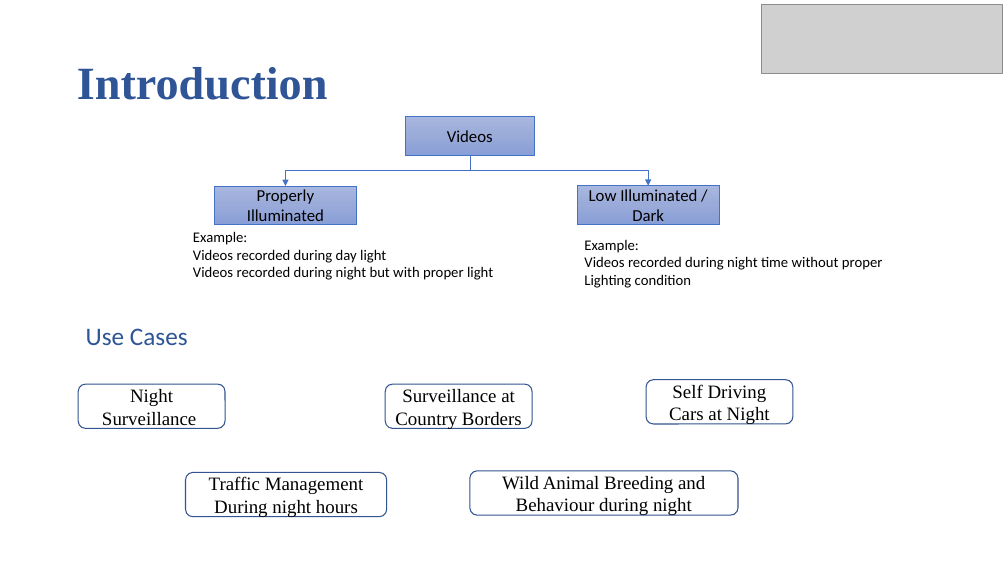
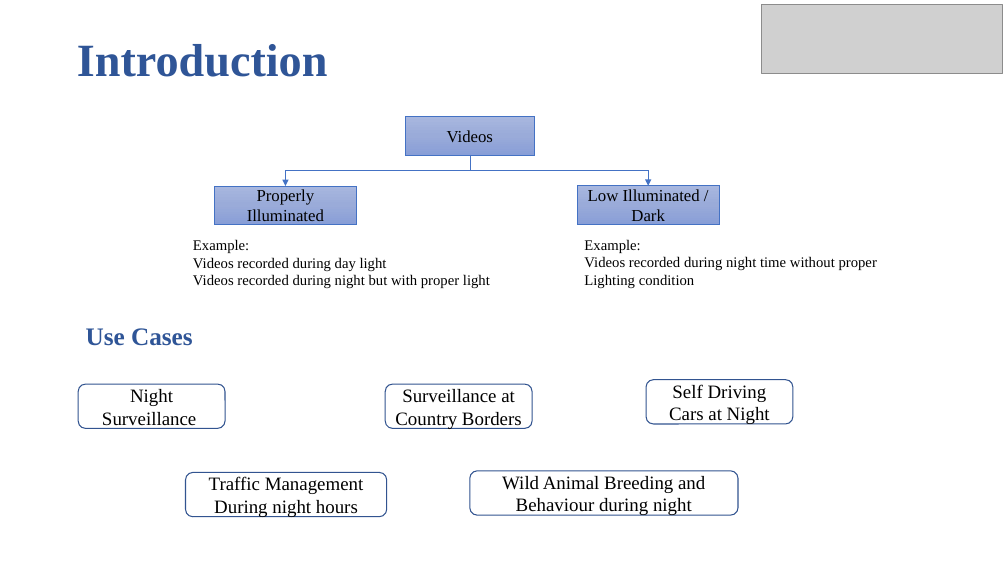
Before and after one commit to ashishdhyani/arid-dl, a slide deck: slide 3 of Thesis/Thesis.pptx. Drawn at 1008x567 pixels with LibreOffice and Linux fonts; fonts in the diff are those of the drawing; grey boxes stand for pictures. Boxes give left, top, right and bottom in pixels: in the first picture for what was removed or moved away, otherwise in the second. Text is boxed around its words. In the diff, an @@ line names an element or a change of style, - is before the commit and + after.

```diff
--- a/Thesis/Thesis.pptx
+++ b/Thesis/Thesis.pptx
@@ title "Introduction": place and size @@
-title "Introduction" at <box>77,67,328,100</box>
+title "Introduction" at <box>77,44,328,77</box>
@@ font Calibri to Times New Roman in 5 elements at <box>406,116,534,155</box>, <box>214,186,357,225</box>, <box>577,186,720,225</box>, <box>584,239,877,288</box>, <box>193,239,490,288</box> @@
@@ text "Example: Videos recorded during day ...": place and size @@
-text "Example: Videos recorded during day ..." at <box>193,231,493,280</box>
+text "Example: Videos recorded during day ..." at <box>193,239,490,288</box>
@@ text "Use Cases" at <box>86,328,193,346</box>: font Calibri to Times New Roman, bold on @@
```
Also in this commit, not shown: 4 other slides changed, 4 slides added, 2 slides removed, 17 other files.
